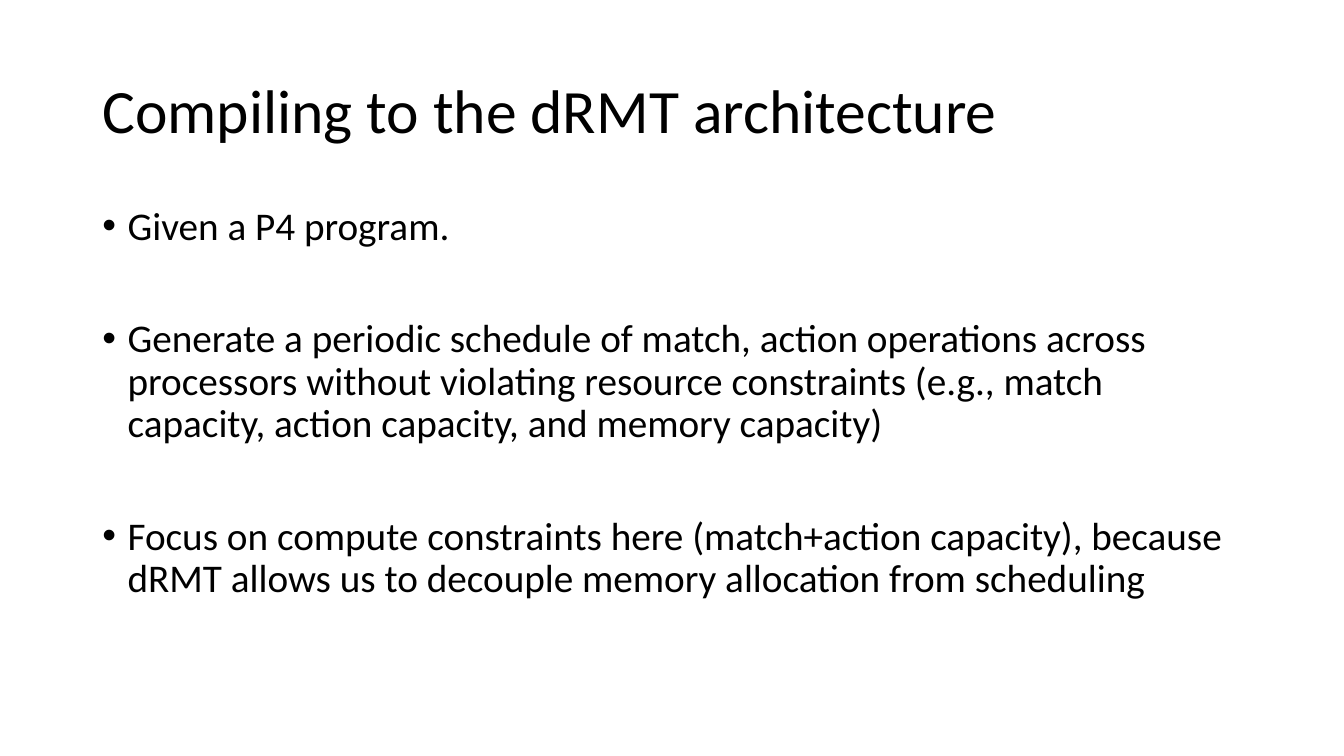
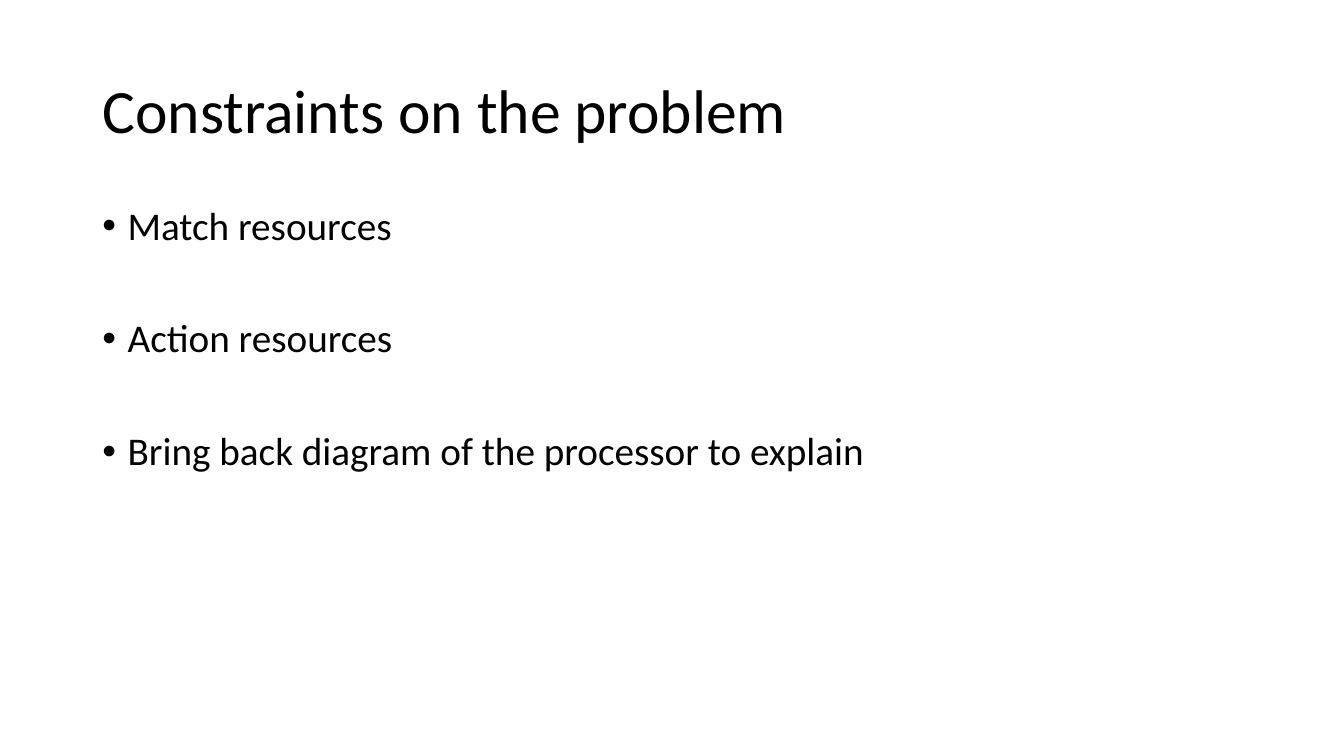
Before and after one commit to anirudhSK/drmt_talk, a slide deck: slide 8 of drmt.pptx (slide 7 before the commit). Drawn at 1344x756 pixels with LibreOffice and Linux fonts; fonts in the diff are those of the drawing. Boxes give left, top, right and bottom in pixels: in the first picture for what was removed or moved away, otherwise in the second. Text is boxed around its words. In the diff, an @@ line names an element or a change of style, - is before the commit and + after.

```diff
--- a/drmt.pptx
+++ b/drmt.pptx
@@ title at <box>102,90,786,143</box>: text changed @@
-Compiling to the dRMT architecture
+Constraints on the problem
@@ text at <box>128,212,864,472</box>: text changed @@
-• Given a P4 program.
-• Generate a periodic schedule of match, action operations across processors without violating resource constraints (e.g., match capacity, action capacity, and memory capacity)
-• Focus on compute constraints here (match+action capacity), because dRMT allows us to decouple memory allocation from scheduling
+• Match resources
+• Action resources
+• Bring back diagram of the processor to explain
```
Also in this commit, not shown: 3 other slides changed, 1 slide added.
